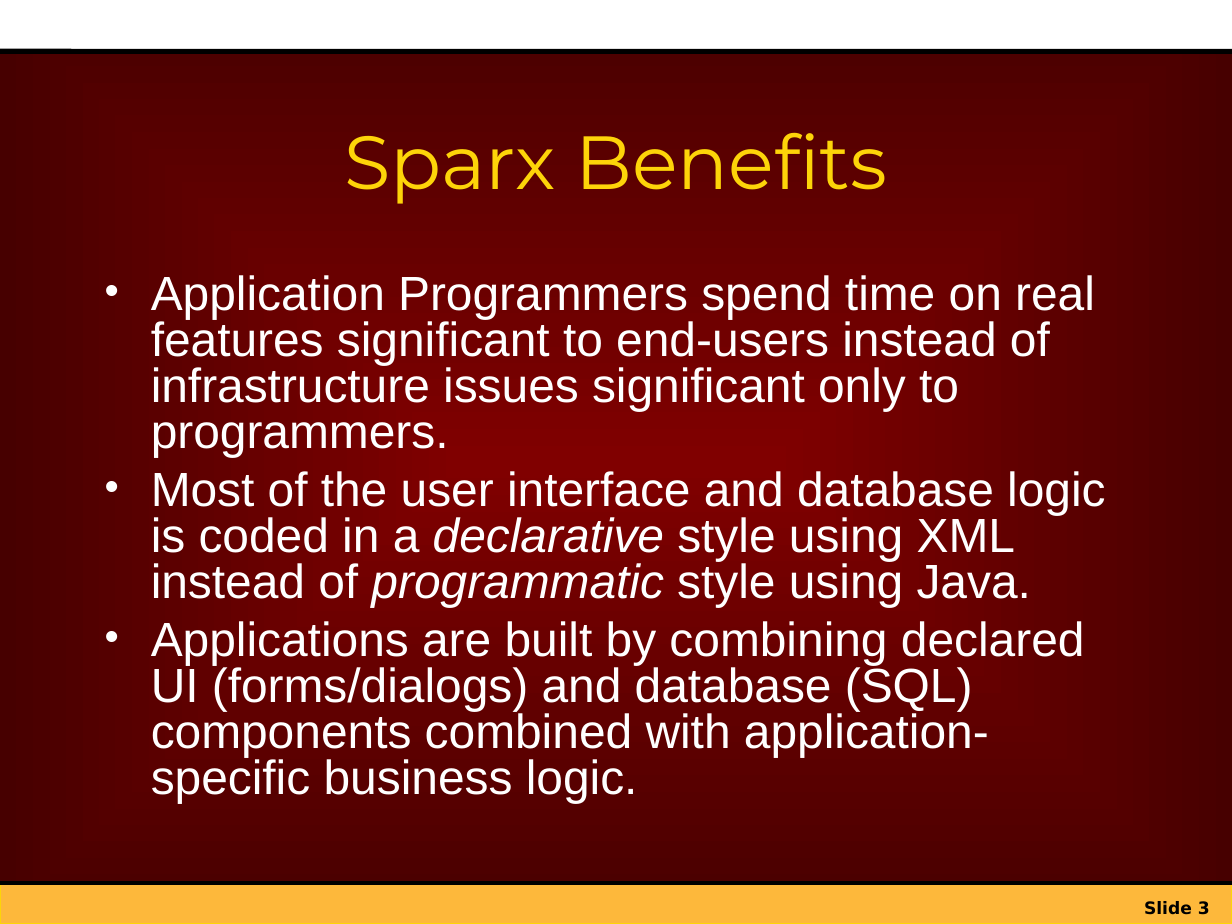
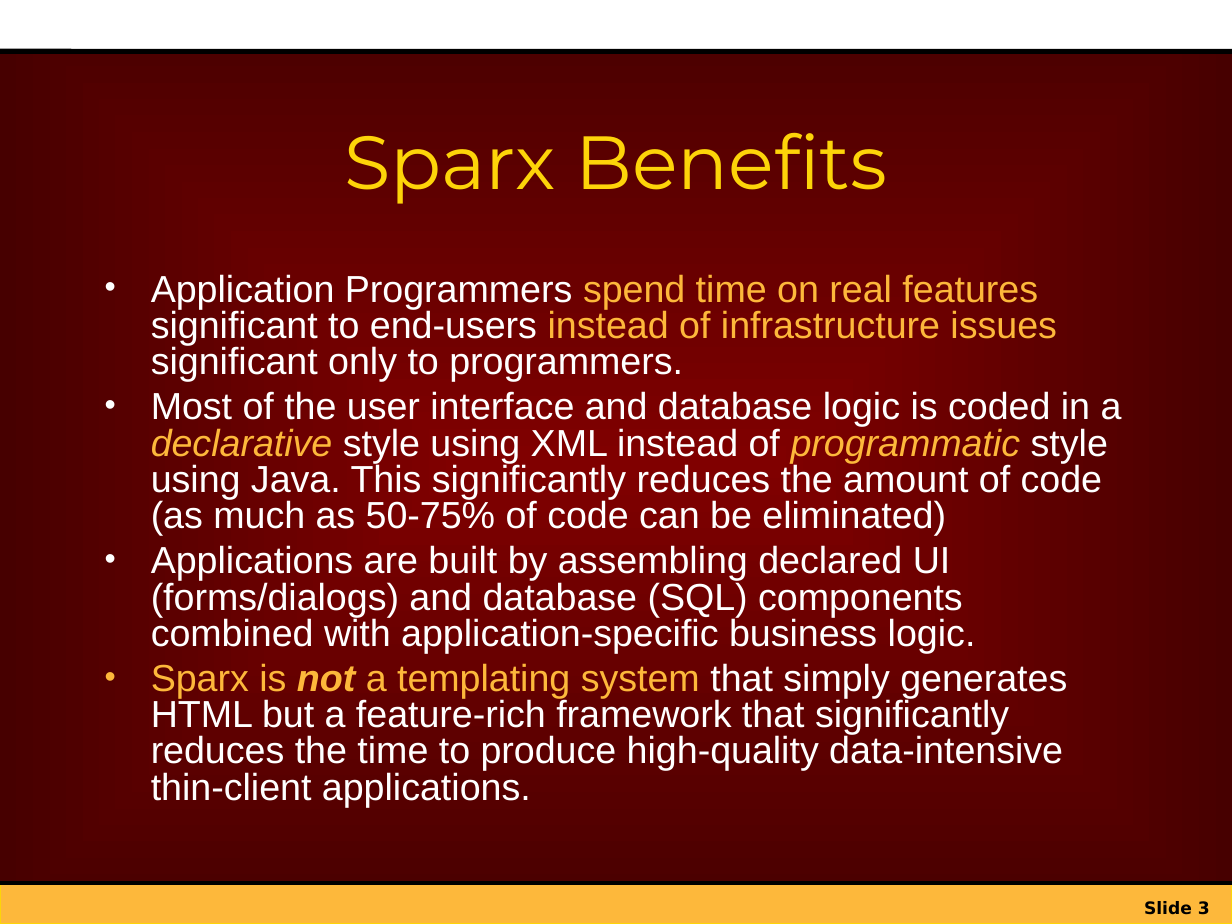
Before and after one commit to netspective/sparx-2001, a slide deck: slide 3 of Framework/web-shared/docs/project/Introduction_to_Sparx.ppt. Drawn at 1232x924 pixels with LibreOffice and Linux fonts; fonts in the diff are those of the drawing; background and template pictures are left out. Boxes give left, top, right and bottom in pixels: in the first picture for what was removed or moved away, otherwise in the second. Text is boxed around its words. In the diff, an @@ line names an element or a change of style, - is before the commit and + after.

Commit message:
Updated numerous slides to round out the Sparx Introduction presentation.

```diff
--- a/Framework/web-shared/docs/project/Introduction_to_Sparx.ppt
+++ b/Framework/web-shared/docs/project/Introduction_to_Sparx.ppt
@@ text at [151, 274, 1057, 381]: size 28 to 22 pt in "Application Programmers spend time on real features ..."; text colour #FFFFFF to #FDB83B in "spend time on real features instead of ..."; less space between paragraphs @@
@@ text at [151, 391, 1122, 807]: text changed; size 28 to 22 pt @@
-• Most of the user interface and database logic is coded in a declarative style using XML instead of programmatic style using Java.
-• Applications are built by combining declared UI (forms/dialogs) and database (SQL) components combined with application-specific business logic.
+• Most of the user interface and database logic is coded in a declarative style using XML instead of programmatic style using Java. This significantly reduces the amount of code (as much as 50-75% of code can be eliminated)
+• Applications are built by assembling declared UI (forms/dialogs) and database (SQL) components combined with application-specific business logic.
+• Sparx is not a templating system that simply generates HTML but a feature-rich framework that significantly reduces the time to produce high-quality data-intensive thin-client applications.
```
Also in this commit, not shown: 5 other slides changed, 6 slides added.
